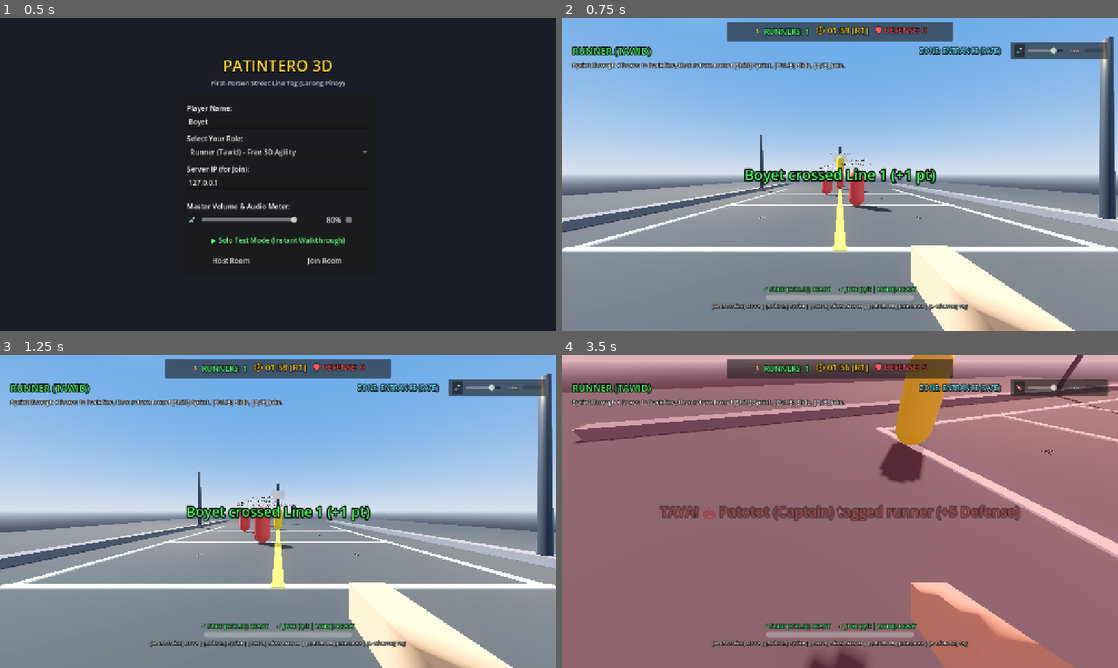
Above: before the commit, frames 1-4 (two rows, left to right).
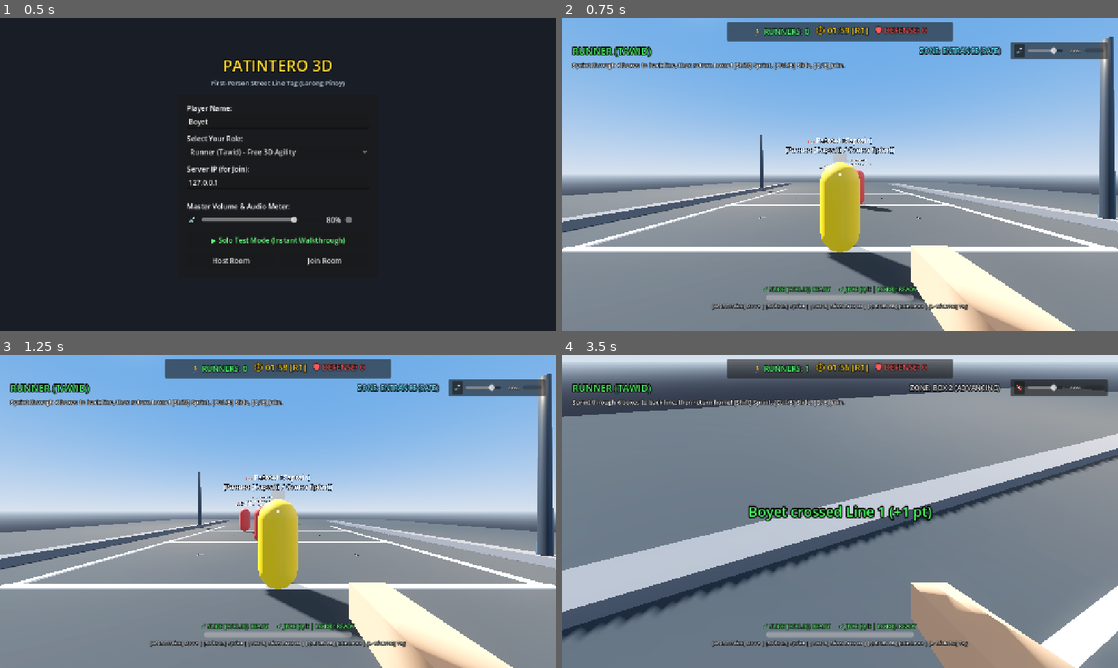
Above: after the commit, the same moments.

Repository: ExodusNeo/Patintero
Game: Godot game, scene res://src/ui/menu/main_menu.tscn
The game is run twice, just before and just after one commit, with the same random seed, the same clock (stepped at 60 frames per second) and the same inputs.
Inputs (mouse positions are in pixels of both pictures, inside the frame that each line leads up to):
- Up to frame 1 (0.5 s): no input
- Up to frame 2 (0.75 s): click "▶ Solo Test Mode (Instant Wal…" at 0.5 s
- Up to frame 3 (1.25 s): no input
- Up to frame 4 (3.5 s): click "🔊" at 1.25 s; move the mouse to (867, 511) at 2.02 s; press the mouse at (867, 511) at 2.03 s; hold W (move_forward) from 2.03 s (still down); tap Space (jump) at 2.27, 3.02 s; move the mouse to (812, 511) at 2.77 s; release the mouse at (812, 511) at 2.78 s; tap Ctrl (crouch) at 2.85 s; click (812, 511) at 3.05 s

Frame 1 is identical in both runs. In frame 2, 4.4% of the frame differs, in the area x 32-68%, y 3-91%; in frame 3, 4.3%; in frame 4, 95%, in the area x 0-100%, y 0-100%.

Commit message:
fix(ai): fix Captain spawn physics explosion and restore Center Spine tracking

Diff:
--- a/src/arena/world/world.gd
+++ b/src/arena/world/world.gd
@@ -34,12 +34,28 @@
 				if child.has_method("on_tagged"):
 					child.on_tagged()
 
+func _get_initial_role_position(r: NetworkManager.Role) -> Vector3:
+	match r:
+		NetworkManager.Role.RUNNER:
+			return Vector3(0.0, 0.9, -3.5)
+		NetworkManager.Role.PATOTOT:
+			return Vector3(0.0, 0.9, 0.0)
+		NetworkManager.Role.LINE_GUARD_1:
+			return Vector3(randf_range(-2.0, 2.0), 0.9, 5.0)
+		NetworkManager.Role.LINE_GUARD_2:
+			return Vector3(randf_range(-2.0, 2.0), 0.9, 10.0)
+		NetworkManager.Role.LINE_GUARD_BACK:
+			return Vector3(randf_range(-2.0, 2.0), 0.9, 15.0)
+		_:
+			return Vector3(0.0, 0.9, 0.0)
+
 func _spawn_local_player(id: int) -> void:
 	var player: CharacterBody3D = PLAYER_SCENE.instantiate()
 	player.name = str(id)
 	player.peer_id = id
 	player.role = NetworkManager.local_role
 	player.player_name = NetworkManager.local_name
+	player.position = _get_initial_role_position(player.role)
 	players_container.add_child(player)
 	hud.set_local_player(player)
 
@@ -70,6 +86,7 @@
 	var bot: CharacterBody3D = BOT_SCENE.instantiate()
 	bot.bot_name = b_name
 	bot.role = b_role
+	bot.position = _get_initial_role_position(b_role)
 	players_container.add_child(bot)
 
 func _spawn_network_player(id: int) -> void:
@@ -79,6 +96,7 @@
 	var info: Dictionary = NetworkManager.players.get(id, {})
 	player.player_name = info.get("name", "Player %d" % id)
 	player.role = info.get("role", NetworkManager.Role.RUNNER)
+	player.position = _get_initial_role_position(player.role)
 	players_container.add_child(player)
 
 func _despawn_network_player(id: int) -> void:
--- a/src/entities/bot/bot_player.gd
+++ b/src/entities/bot/bot_player.gd
@@ -71,7 +71,7 @@
 		peer_id = get_instance_id()
 	player_name = "🤖 %s" % bot_name
 	collision_layer = 2 # Player layer
-	collision_mask = 1 | 2
+	collision_mask = 1 # Collide with World/Ground (1)
 	name_label.text = "%s\n[%s]" % [player_name, NetworkManager.get_role_name(role)]
 	_apply_role_appearance()
 	_spawn_at_role_position()
@@ -128,6 +128,7 @@
 
 	move_and_slide()
 
+
 # Called when tagged by a defender
 func on_tagged() -> void:
 	if role == NetworkManager.Role.RUNNER:
@@ -239,66 +240,90 @@
 
 	guard_reaction_timer -= delta
 	if guard_reaction_timer <= 0.0:
-		guard_reaction_timer = randf_range(0.12, 0.18)
+		guard_reaction_timer = randf_range(0.10, 0.16)
 		if target_runner:
 			perceived_runner_x = target_runner.global_position.x
 			perceived_runner_z = target_runner.global_position.z
 
-	# Decision: switch to spine if a runner has penetrated deep into boxes (Z > 3.0)
-	if target_runner and target_runner.global_position.z > 3.0 and not is_patotot_on_spine:
-		# Head toward center to switch to spine
-		if abs(global_position.x) > 0.3:
+	# Determine if Patotot should be on the Center Spine or Front Line:
+	# If any runner has crossed into the court (Z > 0.6), Captain commands the Center Spine (X = 0)
+	var runner_in_court: bool = target_runner != null and perceived_runner_z > 0.6
+
+	if runner_in_court:
+		# --- CENTER SPINE MODE (Z Axis, X locked to 0) ---
+		# 1. Slide smoothly onto Center Spine (X = 0)
+		if abs(global_position.x) > 0.15:
 			velocity.x = move_toward(velocity.x, -sign(global_position.x) * GUARD_TRACK_SPEED, GUARD_ACCEL * delta)
-			velocity.z = 0.0
 		else:
+			global_position.x = 0.0
+			velocity.x = 0.0
 			is_patotot_on_spine = true
-			global_position.x = 0.0
-	elif (not target_runner or target_runner.global_position.z <= 2.0) and is_patotot_on_spine:
-		# Return to front line
-		if global_position.z > 0.4:
-			velocity.z = move_toward(velocity.z, -GUARD_TRACK_SPEED, GUARD_ACCEL * delta)
-			velocity.x = 0.0
-		else:
-			is_patotot_on_spine = false
-			global_position.z = 0.0
-
-	if is_patotot_on_spine:
-		# Move along spine (Z axis) to cut off runner
-		global_position.x = move_toward(global_position.x, 0.0, 0.1)
-		velocity.x = 0.0
+
+		# 2. Track runner along spine (Z axis: 0.0 to 15.0)
 		if target_runner:
 			var dz: float = perceived_runner_z - global_position.z
 			var desired_vz: float = 0.0
-			if abs(dz) > 0.25:
-				desired_vz = sign(dz) * GUARD_TRACK_SPEED
+			if abs(dz) > 0.2:
+				desired_vz = clamp(dz * 4.0, -GUARD_TRACK_SPEED, GUARD_TRACK_SPEED)
 			velocity.z = move_toward(velocity.z, desired_vz, GUARD_ACCEL * delta)
+
+			# Face the runner into whatever lane/box they are currently in
+			var look_offset: Vector3 = target_runner.global_position - global_position
+			look_offset.y = 0.0
+			if look_offset.length() > 0.2:
+				rotation.y = lerp_angle(rotation.y, atan2(-look_offset.x, -look_offset.z), 10.0 * delta)
+
+			# Tag runner if in reach
 			if global_position.distance_to(target_runner.global_position) < 1.4 and tag_cooldown <= 0.0:
 				_attempt_tag()
 		else:
 			velocity.z = move_toward(velocity.z, 0.0, GUARD_ACCEL * delta)
+
+		# Clamp inside court spine limits (0.0 to 15.0)
 		if (global_position.z <= 0.0 and velocity.z < 0) or (global_position.z >= 15.0 and velocity.z > 0):
 			velocity.z = 0.0
-	else:
-		# Guard Front Line (X axis)
-		global_position.z = move_toward(global_position.z, 0.0, 0.1)
-		velocity.z = 0.0
-		if target_runner and target_runner.global_position.z < 3.2:
-			var dx: float = perceived_runner_x - global_position.x
-			var desired_vx: float = 0.0
-			if abs(dx) > 0.25:
-				desired_vx = sign(dx) * GUARD_TRACK_SPEED
-			velocity.x = move_toward(velocity.x, desired_vx, GUARD_ACCEL * delta)
-			if global_position.distance_to(target_runner.global_position) < 1.4 and tag_cooldown <= 0.0:
-				_attempt_tag()
+			global_position.z = clamp(global_position.z, 0.0, 15.0)
+	else:
+		# --- FRONT LINE MODE (X Axis, Z locked to 0) ---
+		# 1. If returning from spine, move back to Front Line (Z = 0)
+		if global_position.z > 0.2:
+			velocity.z = move_toward(velocity.z, -GUARD_TRACK_SPEED, GUARD_ACCEL * delta)
+			velocity.x = 0.0
 		else:
-			if global_position.x >= COURT_HALF_WIDTH - 0.8:
-				patrol_dir = -1.0
-			elif global_position.x <= -COURT_HALF_WIDTH + 0.8:
-				patrol_dir = 1.0
-			var desired_vx: float = patrol_dir * GUARD_PATROL_SPEED
-			velocity.x = move_toward(velocity.x, desired_vx, GUARD_ACCEL * delta)
+			global_position.z = 0.0
+			velocity.z = 0.0
+			is_patotot_on_spine = false
+
+			# 2. Track runner laterally on Front Line
+			if target_runner:
+				var dx: float = perceived_runner_x - global_position.x
+				var desired_vx: float = 0.0
+				if abs(dx) > 0.2:
+					desired_vx = clamp(dx * 4.0, -GUARD_TRACK_SPEED, GUARD_TRACK_SPEED)
+				velocity.x = move_toward(velocity.x, desired_vx, GUARD_ACCEL * delta)
+
+				# Face the runner outside
+				var look_offset: Vector3 = target_runner.global_position - global_position
+				look_offset.y = 0.0
+				if look_offset.length() > 0.2:
+					rotation.y = lerp_angle(rotation.y, atan2(-look_offset.x, -look_offset.z), 10.0 * delta)
+
+				# Tag runner if in reach
+				if global_position.distance_to(target_runner.global_position) < 1.4 and tag_cooldown <= 0.0:
+					_attempt_tag()
+			else:
+				# Patrol front line if no runner active
+				if global_position.x >= COURT_HALF_WIDTH - 0.8:
+					patrol_dir = -1.0
+				elif global_position.x <= -COURT_HALF_WIDTH + 0.8:
+					patrol_dir = 1.0
+				var desired_vx: float = patrol_dir * GUARD_PATROL_SPEED
+				velocity.x = move_toward(velocity.x, desired_vx, GUARD_ACCEL * delta)
+
+		# Clamp inside line width
 		if (global_position.x <= -COURT_HALF_WIDTH and velocity.x < 0) or (global_position.x >= COURT_HALF_WIDTH and velocity.x > 0):
 			velocity.x = 0.0
+			global_position.x = clamp(global_position.x, -COURT_HALF_WIDTH, COURT_HALF_WIDTH)
 
 # --- SMART AI RUNNER (Corridor Lanes, Feinting, Baiting & Line Dashing) ---
 func _ai_runner_tick(delta: float) -> void:
--- a/src/entities/player/player_controller.gd
+++ b/src/entities/player/player_controller.gd
@@ -81,7 +81,7 @@
 	floor_constant_speed = true
 	floor_stop_on_slope = true
 	collision_layer = 2 # Player layer
-	collision_mask = 1 | 2 # Collide with World (1) and Players (2)
+	collision_mask = 1 # Collide with World/Ground (1)
 
 	if name.is_valid_int():
 		peer_id = name.to_int()
